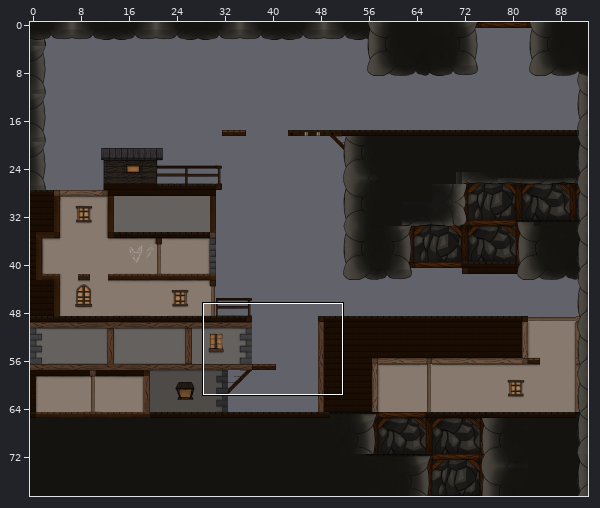
Two states of a Tiled map, assets/tiles/level_Part_2.tmx. Above, an overview of the earlier version with the close-up marked.
Close-up. Before the commit:
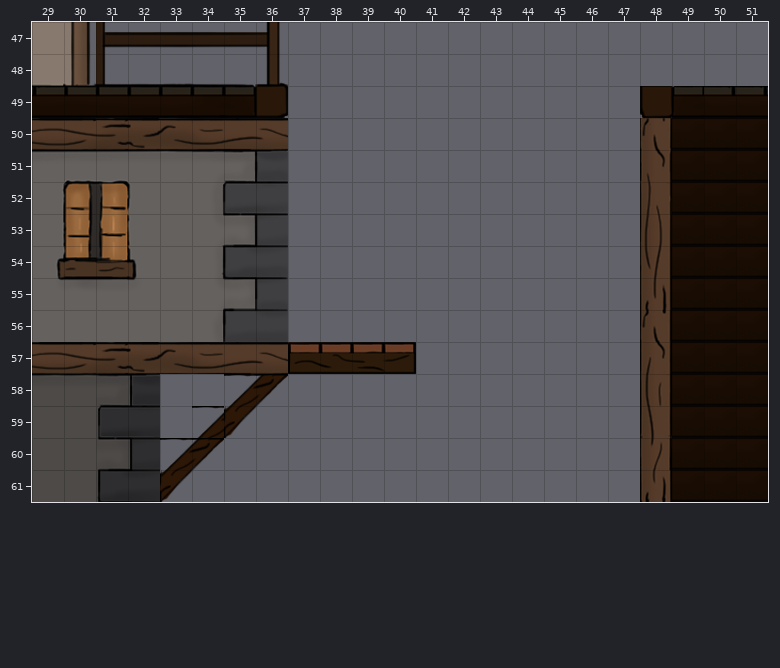
Cells are 32x32 px. Shown: x 29..51, y 47..61. The commit also changed other parts of the map, which this record leaves out.
And afterwards:
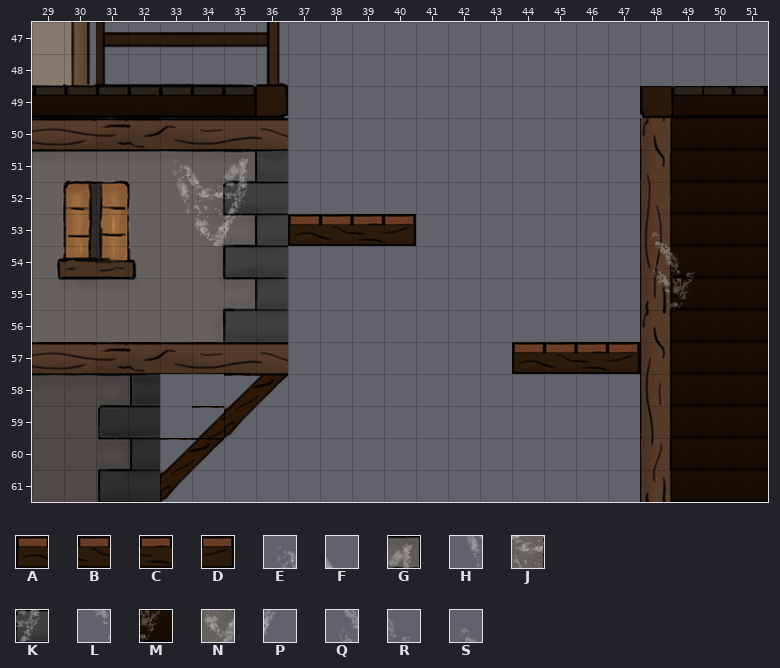
Key: from "Decors": A 420, B 421, C 422, D 423, E 1313, F 1314, G 1315, H 1369, J 1370, K 1371, L 1372 flipped up-down, M 1373 flipped up-down, N 1426, P 1427, Q 1428 flipped up-down, R 1429 flipped up-down, S 1484 flipped up-down.
_ is an empty cell.
See-through tiles are keyed as they look on the map.
The edit:
{"where": "layer \"Platforms\""}
{"y":53,"x":37,"old":"____","new":"ABCD"}
{"y":57,"x":37,"old":"ABCD","new":"____"}
{"y":57,"x":44,"old":"____","new":"ABCD"}
{"where": "layer \"Marque\""}
{"y":51,"x":33,"old":"___","new":"EFG"}
{"y":52,"x":33,"old":"___","new":"HJK"}
{"y":53,"x":34,"old":"__","new":"NP"}
{"y":53,"x":48,"old":"_","new":"S"}
{"y":54,"x":48,"old":"__","new":"QR"}
{"y":55,"x":48,"old":"__","new":"LM"}
